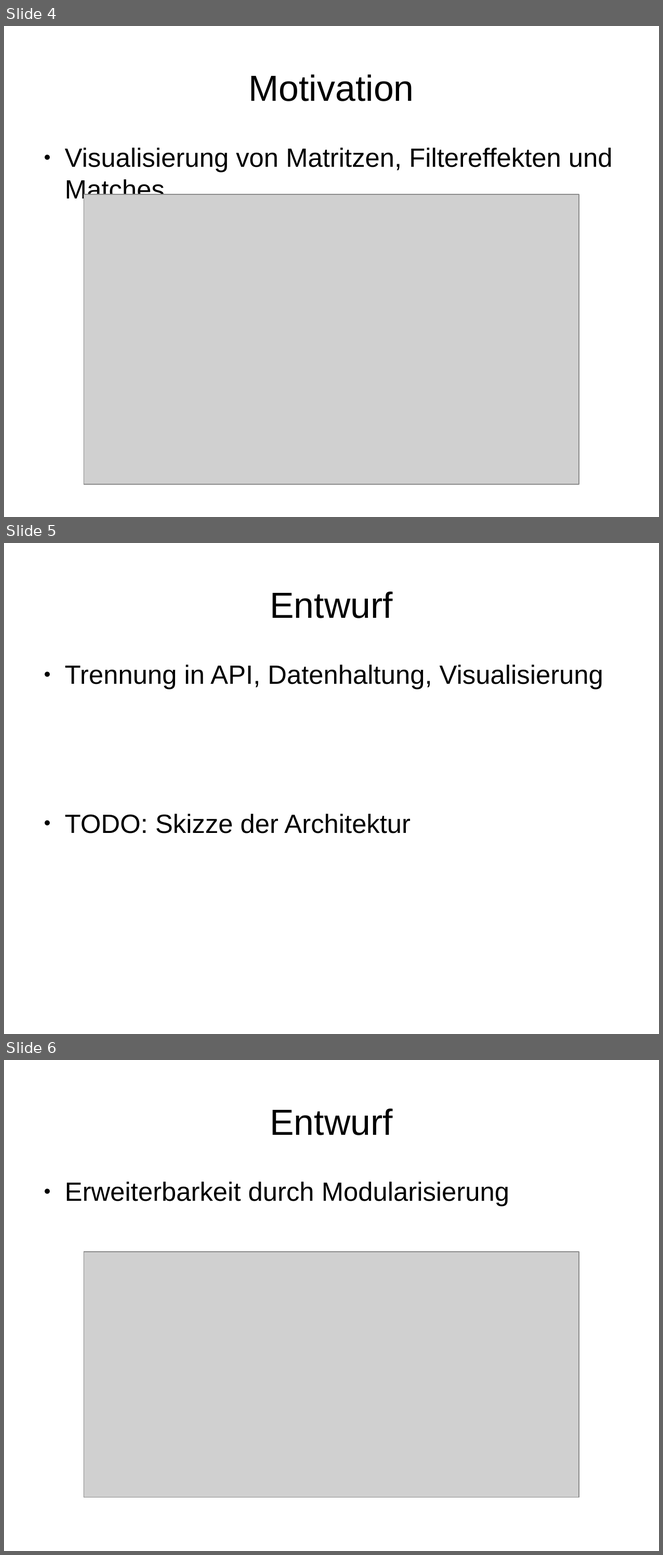
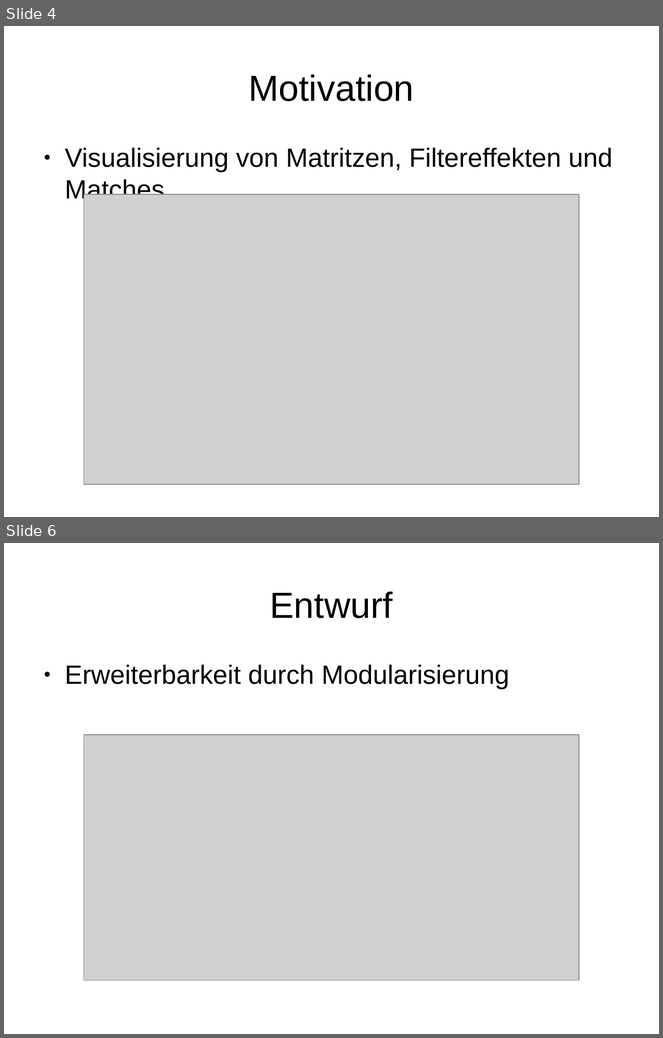
Before and after one commit to CVVisualPSETeam/Dokumente, a slide deck: Presentation/presentation.odp. Shown one above the other, each under a label of ours: slides 4, 5 and 6 before the commit, slides 4 and 6 after it; the slides between them are not shown. The pictures are 663x1555 and 663x1038 pixels, drawn with LibreOffice and Linux fonts; fonts in the diff are those of the drawing; grey boxes stand for pictures. Boxes give left, top, right and bottom in pixels: in the first picture for what was removed or moved away, otherwise in the second. Text is boxed around its words. In the diff, an @@ line names an element or a change of style, - is before the commit and + after.

```diff
--- a/Presentation/presentation.odp
+++ b/Presentation/presentation.odp
@@ slide 5 removed at [4, 543, 659, 1034], background #FFFFFF @@
@@ title removed at [270, 591, 393, 618] @@
-Entwurf
@@ text removed at [65, 665, 604, 690] @@
-● Trennung in API, Datenhaltung, Visualisierung
@@ text removed at [65, 814, 411, 834] @@
-● TODO: Skizze der Architektur
```
Also in this commit, not shown: 3 slides changed, 1 slide added.
